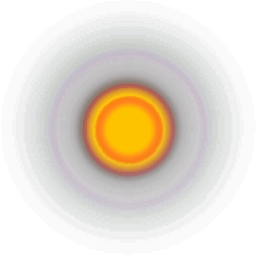
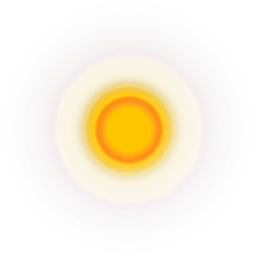
Before/after of a w=256, h=256 layered artwork. What changed in the layer stack:
painted on "orange emitter" over [22, 22, 236, 237]
hid "purple emitter" over [1, 0, 256, 255]
hid "red emitter" over [1, 0, 256, 255]
hid "green emitter" over [1, 0, 256, 255]
hid "original" over [1, 0, 256, 255]
